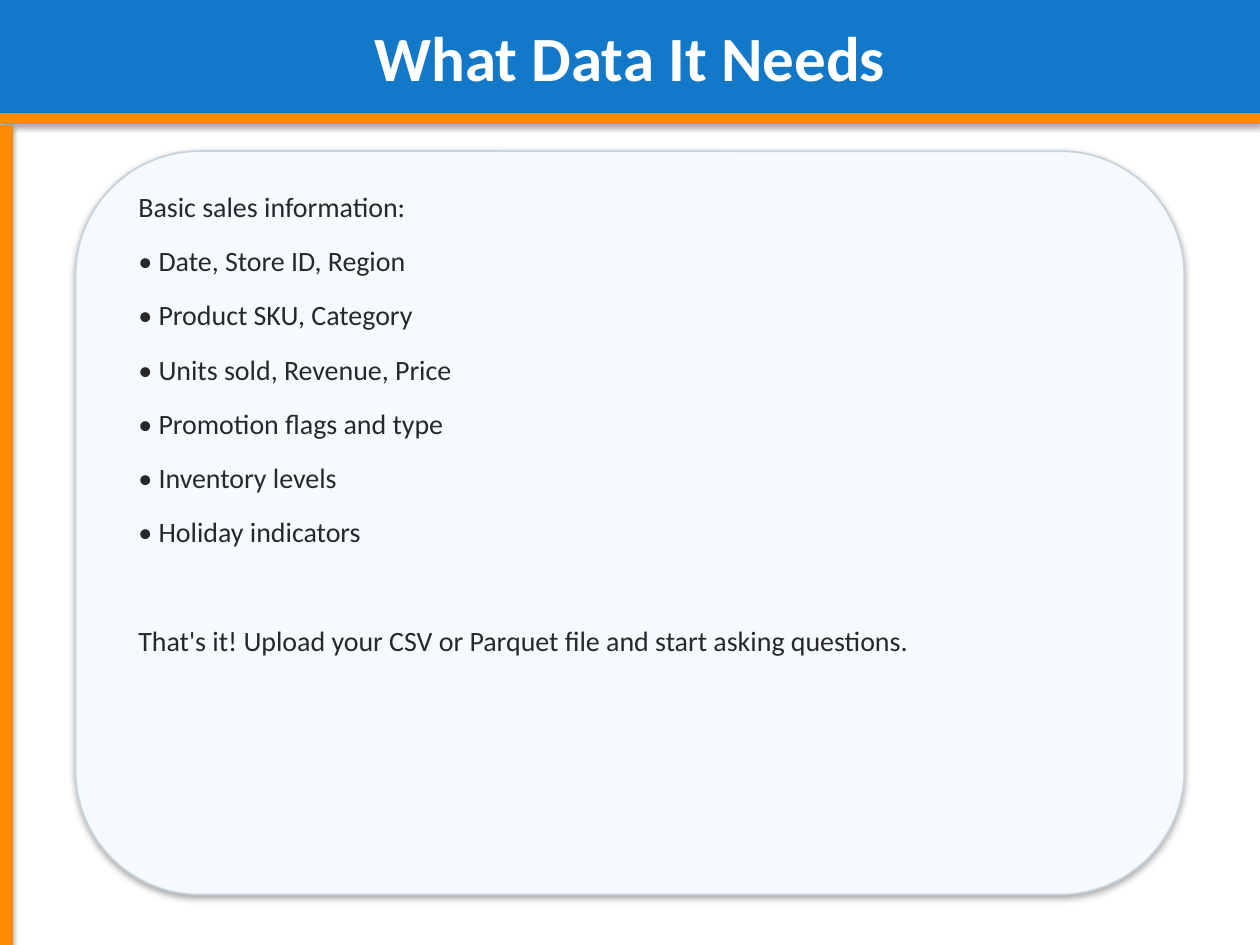
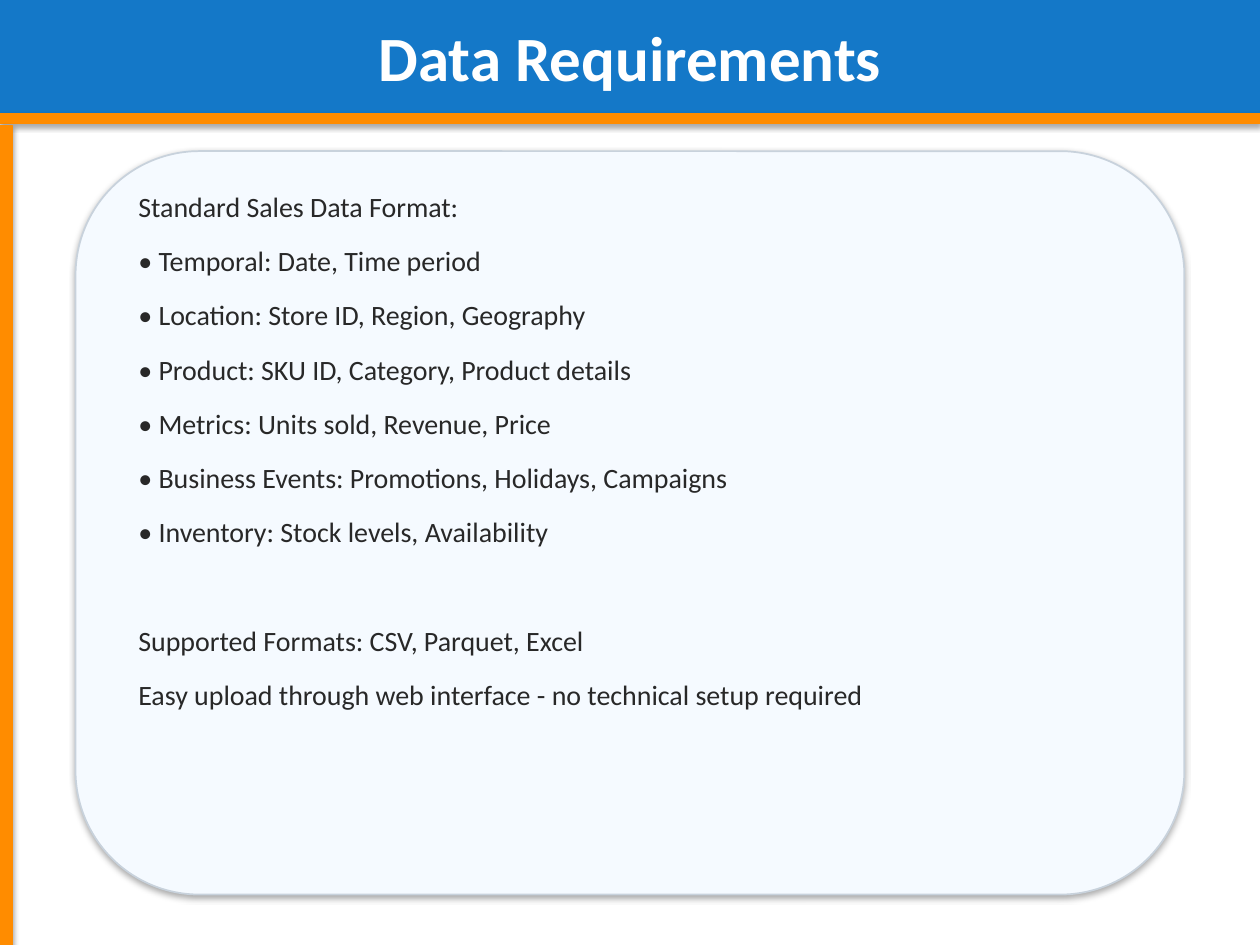
Before and after one commit to adityasinghz/smart-cpg-decision-agent, a slide deck: slide 11 of Smart_CPG_Decision_Agent_Presentation.pptx. Drawn at 1260x945 pixels with LibreOffice and Linux fonts; fonts in the diff are those of the drawing. Boxes give left, top, right and bottom in pixels: in the first picture for what was removed or moved away, otherwise in the second. Text is boxed around its words. In the diff, an @@ line names an element or a change of style, - is before the commit and + after.

```diff
--- a/Smart_CPG_Decision_Agent_Presentation.pptx
+++ b/Smart_CPG_Decision_Agent_Presentation.pptx
@@ text in rectangle at bbox=[379, 36, 881, 91]: text changed @@
-What Data It Needs
+Data Requirements
@@ text at bbox=[138, 197, 862, 710]: text changed @@
-Basic sales information:
-• Date, Store ID, Region
-• Product SKU, Category
-• Units sold, Revenue, Price
-• Promotion flags and type
-• Inventory levels
-• Holiday indicators
-That's it! Upload your CSV or Parquet file and start asking questions.
+Standard Sales Data Format:
+• Temporal: Date, Time period
+• Location: Store ID, Region, Geography
+• Product: SKU ID, Category, Product details
+• Metrics: Units sold, Revenue, Price
+• Business Events: Promotions, Holidays, Campaigns
+• Inventory: Stock levels, Availability
+Supported Formats: CSV, Parquet, Excel
+Easy upload through web interface - no technical setup required
```
Also in this commit, not shown: 19 other slides changed, 3 slides added, 3 slides removed, 2 other files.
